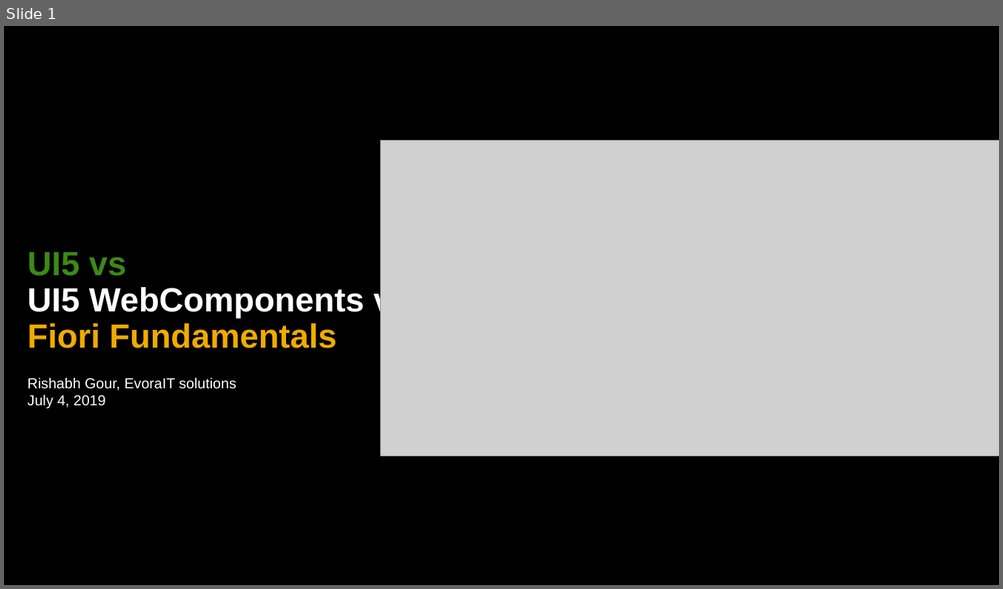
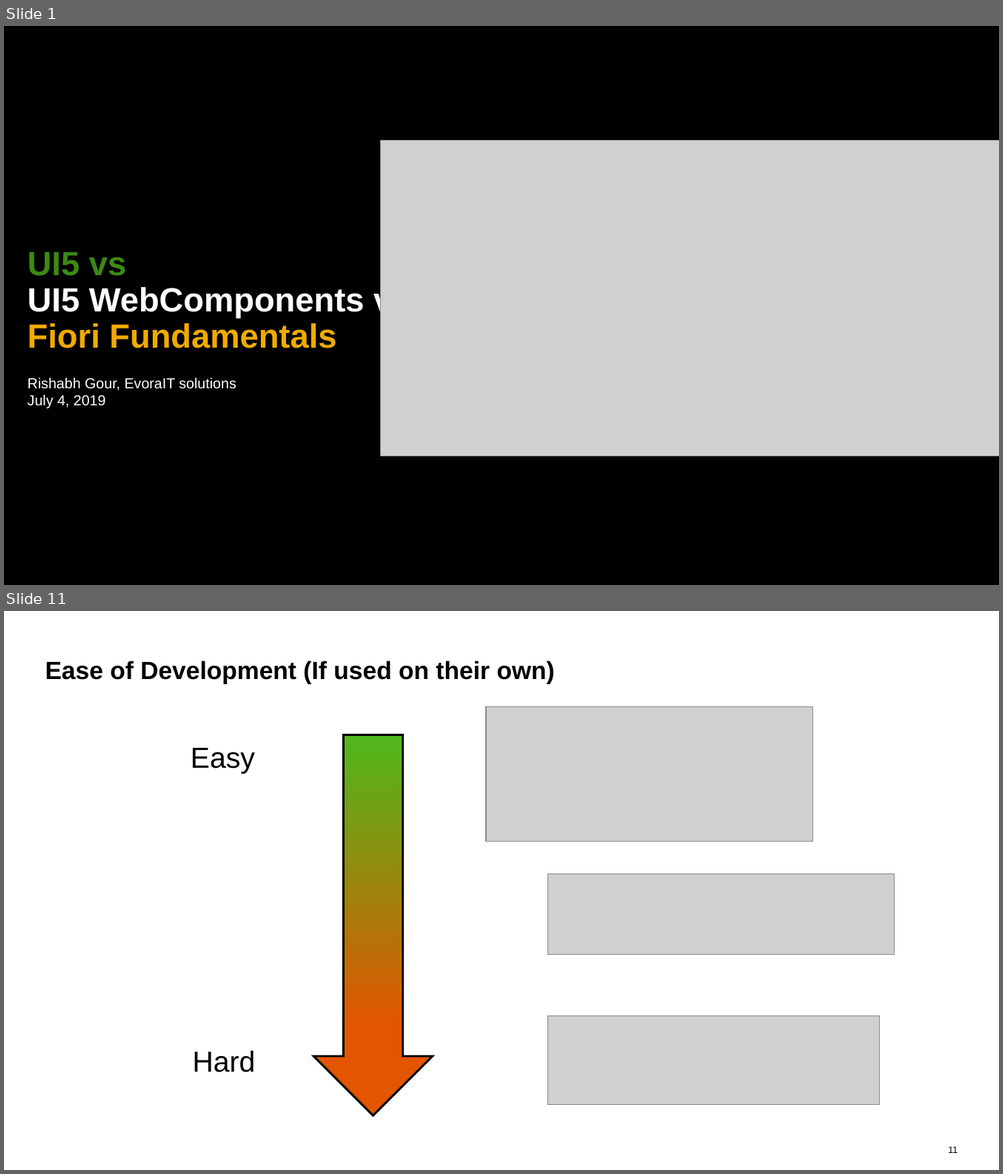
Before and after one commit to rishabh62/UI5con, a slide deck: UI5con.pptx. Shown one above the other, each under a label of ours: slide 1 before the commit, slides 1 and 11 after it; the slides between them are not shown. The pictures are 1003x589 and 1003x1174 pixels, drawn with LibreOffice and Linux fonts; fonts in the diff are those of the drawing; grey boxes stand for pictures. Boxes give left, top, right and bottom in pixels: in the first picture for what was removed or moved away, otherwise in the second. Text is boxed around its words. In the diff, an @@ line names an element or a change of style, - is before the commit and + after.

```diff
--- a/UI5con.pptx
+++ b/UI5con.pptx
@@ slide 11 added at box(4, 611, 999, 1170), background #FFFFFF @@
@@ title added at box(45, 661, 555, 684), 24 pt, text #000000, bold @@
+Ease of Development (If used on their own)
@@ picture added at box(486, 707, 812, 841) @@
@@ down arrow added at box(313, 735, 432, 1116), fill gradient #E35500 to #4FB81C, outline #000000 2 pt @@
@@ text added at box(190, 748, 255, 774), 28 pt, text #000000 @@
+Easy
@@ picture added at box(547, 874, 894, 955) @@
@@ picture added at box(547, 1016, 879, 1105) @@
@@ text added at box(193, 1051, 256, 1073), 28 pt, text #000000 @@
+Hard
@@ page number added at box(948, 1147, 957, 1153), 9 pt, text #000000 @@
+11
```
Also in this commit, not shown: 1 slide changed, 15 other slides added, 2 slides removed.
